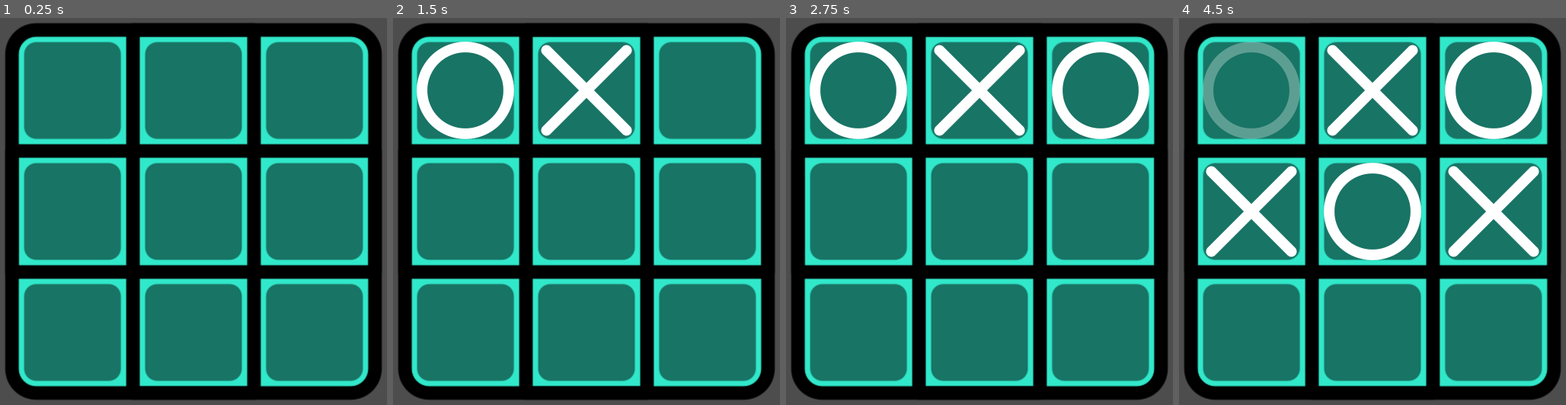
Above: before the commit, frames 1-4 (left to right).
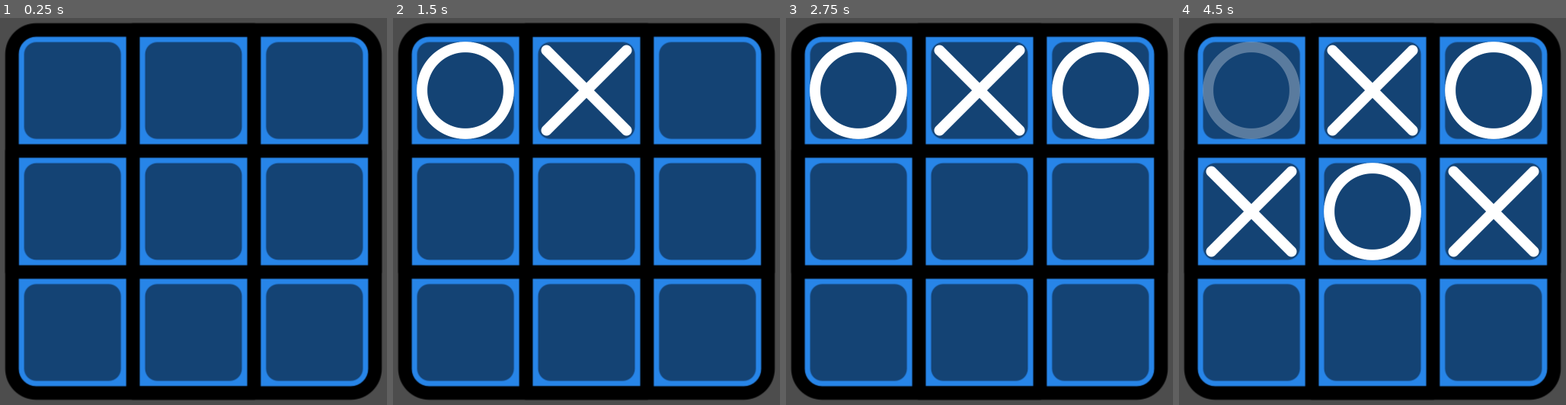
Above: after the commit, the same moments.

Repository: Blxee/iternal-tictactoe
Game: Godot game, scene res://scenes/game_scene.tscn
The game is run twice, just before and just after one commit, with the same random seed, the same clock (stepped at 60 frames per second) and the same inputs.
Inputs (mouse positions are in pixels of both pictures, inside the frame that each line leads up to):
- Up to frame 1 (0.25 s): no input
- Up to frame 2 (1.5 s): click (466, 91) at 0.5 s; click (586, 91) at 1.25 s
- Up to frame 3 (2.75 s): click (1099, 91) at 2 s
- Up to frame 4 (4.5 s): click (1252, 211) at 2.75 s; click (1372, 211) at 3.5 s; click (1492, 211) at 4.25 s

The runs differ from the first frame. In frame 1, 70% of the frame differs, in the area x 4-96%, y 4-96%; in frame 2, 66%; in frame 3, 64%; in frame 4, 61%.

Commit message:
Added: winning system

Diff:
--- a/scenes/game_scene.tscn
+++ b/scenes/game_scene.tscn
@@ -22,7 +22,7 @@
 grow_vertical = 2
 
 [node name="TextureRect" type="TextureRect" parent="AspectRatioContainer"]
-modulate = Color(0.1911, 0.91, 0.790183, 1)
+modulate = Color(0.1547, 0.519762, 0.91, 1)
 layout_mode = 2
 texture = ExtResource("1_dvuco")
 
--- a/scripts/game_scene.gd
+++ b/scripts/game_scene.gd
@@ -1,19 +1,48 @@
 extends Control
+
+const WIN_STATES: Array[Array] = [
+	[0, 1, 2],
+	[3, 4, 5],
+	[6, 7, 8],
+	[0, 3, 6],
+	[1, 4, 7],
+	[2, 5, 8],
+	[0, 4, 8],
+	[2, 4, 6],
+]
 
 var turn: Square.Mark = [Square.Mark.X, Square.Mark.O].pick_random()
 var stack = []
+
+@onready var grid_container: GridContainer = $AspectRatioContainer/MarginContainer/GridContainer
 
 
 func _on_mark_pressed(square: Square, index: int) -> void:
 	if not square.is_marked():
 		square.mark = turn
-		_swap_turn()
 		stack.append(square)
+
 		if stack.size() > 6:
 			var front: Square = stack.pop_front()
 			front.mark = Square.Mark.NONE
+
 		if stack.size() == 6:
 			stack.front().dimmed = true
+
+		var winner := _check_winner()
+		if winner != Square.Mark.NONE:
+			print(winner)
+			get_tree().quit()
+
+		_swap_turn()
+
+
+func _check_winner() -> Square.Mark:
+	for state: Array in WIN_STATES:
+		for mark: int in [Square.Mark.X, Square.Mark.O]:
+			if state.all(func(x): return grid_container.get_child(x).mark == mark):
+				return mark
+	return Square.Mark.NONE
 
 
 func _swap_turn() -> void:
--- a/scripts/square.gd
+++ b/scripts/square.gd
@@ -1,14 +1,17 @@
 @tool
 class_name Square
 extends Button
+
+const X_TEXTURE: Texture = preload('res://assets/images/tictac_x.svg')
+const O_TEXTURE: Texture = preload('res://assets/images/tictac_o.svg')
 
 signal mark_pressed(square: Square, index: int)
 
 @export_enum('NONE', 'X', 'O') var mark: int = Mark.NONE:
 	set(value):
 		match value:
-			Mark.X: icon = x_texture
-			Mark.O: icon = o_texture
+			Mark.X: icon = X_TEXTURE
+			Mark.O: icon = O_TEXTURE
 			Mark.NONE:
 				icon = null
 				dimmed = false
@@ -18,10 +21,6 @@
 	set(value):
 		modulate.a = 0.3 + 0.7 * int(not value)
 		dimmed = value
-
-@export_group('Textures')
-@export var x_texture: Texture = preload('res://assets/images/tictac_x.svg')
-@export var o_texture: Texture = preload('res://assets/images/tictac_o.svg')
 
 enum Mark { NONE, X, O }
 
